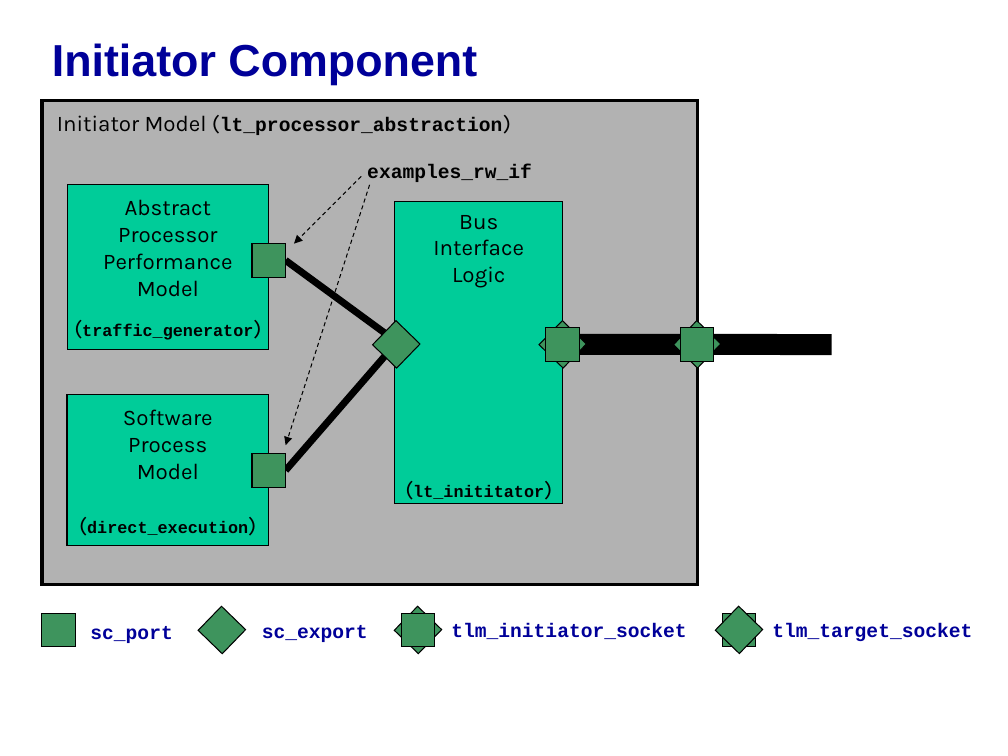
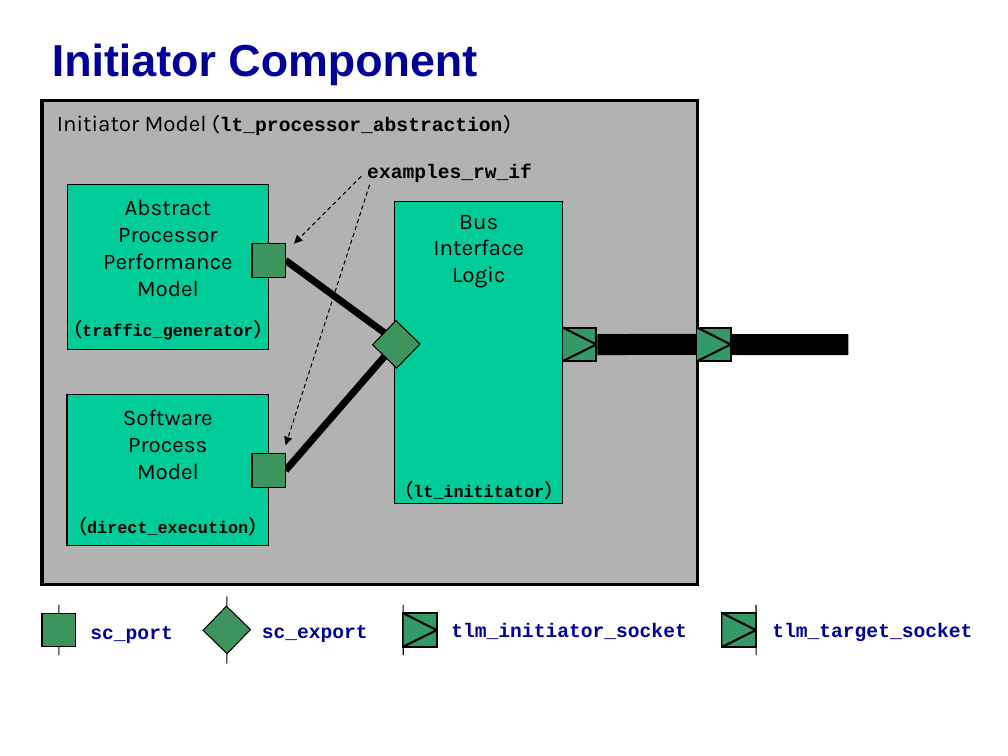
Before and after one commit to accellera-official/systemc, a slide deck: slide 7 of examples/tlm/lt_min_system/docs/lt_min_system_example.ppt. Drawn at 1008x756 pixels with LibreOffice and Linux fonts; fonts in the diff are those of the drawing; background and template pictures are left out. Boxes give left, top, right and bottom in pixels: in the first picture for what was removed or moved away, otherwise in the second. Text is boxed around its words. In the diff, an @@ line names an element or a change of style, - is before the commit and + after.

```diff
--- a/examples/tlm/lt_min_system/docs/lt_min_system_example.ppt
+++ b/examples/tlm/lt_min_system/docs/lt_min_system_example.ppt
@@ rectangle removed at box(539, 321, 586, 368) @@
@@ rectangle: place and size @@
-rectangle at box(546, 328, 580, 361)
+rectangle at box(562, 328, 596, 361)
@@ freeform shape added at box(562, 328, 596, 361), fill #339966, outline #000000 1.5 pt @@
@@ rectangle removed at box(674, 321, 721, 368) @@
@@ 2 lines, 1 rectangle: place and size @@
-2 lines, 1 rectangle at box(580, 328, 832, 361)
+2 lines, 1 rectangle at box(598, 328, 849, 361)
@@ fill #3E945D to #339966; outline #000000 0.74 pt to #000000 1.5 pt in 4 elements at box(723, 613, 756, 646), box(403, 613, 436, 646), box(562, 328, 596, 361), box(698, 328, 731, 361) @@
@@ freeform shape added at box(698, 328, 731, 361), fill #339966, outline #000000 1.5 pt @@
@@ group added at box(58, 597, 756, 663): 4 lines, 2 freeform shapes @@
@@ rectangle: place and size @@
-rectangle at box(198, 606, 245, 653)
+rectangle at box(203, 606, 250, 653)
@@ rectangle removed at box(394, 606, 441, 653) @@
@@ rectangle removed at box(715, 606, 762, 653) @@
```
Also in this commit, not shown: 3 other slides changed.
